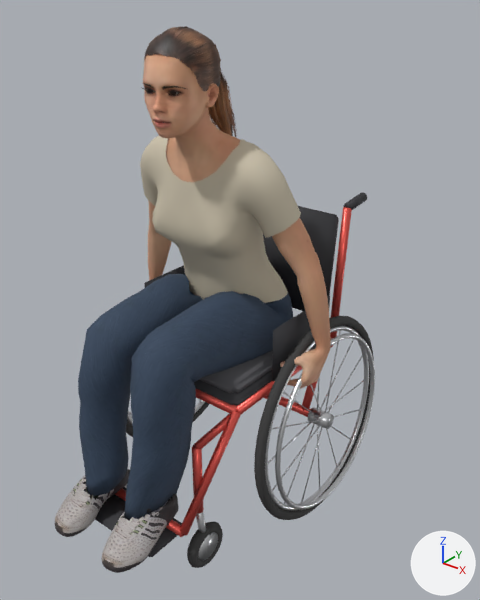
Two versions of the glTF model assets/props/people-maya-wheel-roll.glb, one commit apart.
Before and after are seen from a 50 mm camera at (1.065, -1.129, 0.428) aimed at (0.068, 0.118, -0.345). The lights are fixed; the arrows at lower right show +X, +Y and +Z. The first picture is the older version. Vertices at exactly the same position are counted once.

Objects in the first picture: 'people-maya-wheel-roll'.
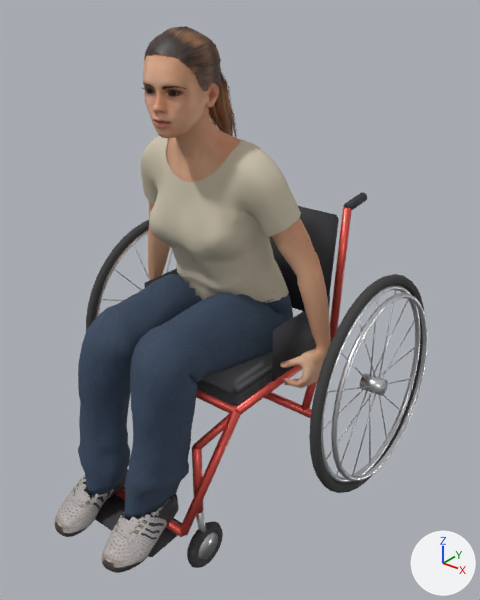
Edits to the bpy script that builds the scene:
```text
Change me_base_001:
    remove me_base_001.from_pydata(...)  # 23647 vertices, 43184 faces; spans x -0.321..0.321, y -0.424..0.532, z -1.0..0.333
    add me_base_001.from_pydata(...)  # 30365 vertices, 56164 faces; spans x -0.455..0.455, y -0.424..0.567, z -1.0..0.333
    me_base_001 part 1: the loose piece of 320 vertices spanning x -0.292..-0.248, y -0.042..0.506, z -0.974..-0.426 is moved by (-0.135, 0.035, 0.15)
    me_base_001 part 2: the loose piece of 10 vertices spanning x 0.256..0.262, y 0.045..0.233, z -0.702..-0.514 is turned 6 degrees about the y axis through its middle, then moved by (-0.666, 0.035, 0.151)
    me_base_001 part 3: the loose piece of 320 vertices spanning x 0.248..0.292, y -0.042..0.506, z -0.974..-0.426 is moved by (0.135, 0.035, 0.15)
    me_base_001 part 4: the loose piece of 320 vertices spanning x 0.28..0.32, y -0.025..0.489, z -0.955..-0.442 is moved by (0.135, 0.035, 0.15)
    me_base_001 part 5: the loose piece of 24 vertices spanning x 0.239..0.301, y 0.21..0.254, z -0.724..-0.676 is moved by (0.135, 0.035, 0.15)
    me_base_001 part 6: the loose piece of 19 vertices spanning x 0.255..0.285, y 0.23..0.233, z -0.962..-0.438 is moved by (0.135, 0.035, 0.15)
    me_base_001 part 7: the loose piece of 10 vertices spanning x 0.263..0.284, y 0.231..0.474, z -0.701..-0.598 is multiplied about its middle by the matrix ((-0.027, -0.379, 0.925), (-0.947, 0.306, 0.098), (-0.321, -0.873, -0.367)), then moved by (0.144, -0.036, -0.02)
    me_base_001 part 8: the loose piece of 10 vertices spanning x 0.256..0.281, y 0.23..0.418, z -0.886..-0.699 is moved by (0.135, 0.035, 0.15)
    me_base_001 part 9: the loose piece of 10 vertices spanning x 0.274..0.284, y 0.231..0.474, z -0.802..-0.698 is moved by (0.135, 0.035, 0.15)
    me_base_001 part 10: the loose piece of 10 vertices spanning x 0.256..0.272, y 0.232..0.494, z -0.702..-0.698 is moved by (0.135, 0.035, 0.15)
    me_base_001 part 11: the loose piece of 10 vertices spanning x 0.256..0.262, y 0.23..0.418, z -0.702..-0.514 is multiplied about its middle by the matrix ((0.923, -0.319, 0.214), (0.208, 0.884, 0.419), (-0.323, -0.343, 0.882)), then moved by (0.15, 0.064, 0.109)
    me_base_001 part 12: the loose piece of 10 vertices spanning x 0.256..0.283, y 0.23..0.333, z -0.7..-0.458 is multiplied about its middle by the matrix ((0.93, -0.291, 0.226), (0.178, 0.892, 0.416), (-0.322, -0.346, 0.881)), then moved by (0.125, 0.078, 0.122)
    me_base_001 part 13: the loose piece of 10 vertices spanning x 0.28..0.284, y 0.23..0.333, z -0.942..-0.699 is multiplied about its middle by the matrix ((-0.699, -0.691, -0.186), (-0.682, 0.722, -0.117), (0.215, 0.045, -0.976)), then moved by (0.123, 0.035, 0.392)
    me_base_001 part 14: the loose piece of 19 vertices spanning x 0.256..0.284, y 0.13..0.233, z -0.942..-0.458 is moved by (0.135, 0.035, 0.15)
    me_base_001 part 15: the loose piece of 10 vertices spanning x 0.263..0.284, y -0.011..0.232, z -0.701..-0.598 is multiplied about its middle by the matrix ((0.925, -0.206, -0.318), (0.315, 0.884, 0.344), (0.211, -0.419, 0.883)), then moved by (0.121, 0.063, 0.192)
    me_base_001 part 16: 10 loose pieces with 696 vertices, spanning x -0.299..0.299, y -0.204..0.532, z -1.0..-0.292, are deleted
    me_base_001 part 17: 30 vertices moved within x -0.215..0.215, y -0.329..0.278, z -0.768..-0.015; 1520 vertices removed from x -0.224..0.224, y -0.332..0.312, z -0.777..0.076; 8934 vertices added at x -0.434..0.434, y -0.339..0.567, z -0.849..0.086
    other edits to the shape of me_base_001 do not show in these pictures
```

What differs and where, as boxes (x1, y1, x2, y2) in the pictures (480 x 600 px; the box of a moved part takes in the faces that stretch with it):
'people-maya-wheel-roll', reshaped (17% wider)
    before: (55, 26, 375, 573)
    after: (55, 26, 428, 573)
part 1 of me_base_001, moved or reshaped (mostly hidden)
    before: (127, 400, 205, 426)
    after: (96, 229, 149, 318)
part 2 of me_base_001, moved or reshaped (mostly hidden)
    before: (283, 392, 315, 415)
    after: (114, 269, 142, 290)
part 3 of me_base_001, moved or reshaped
    before: (265, 325, 369, 511)
    after: (321, 285, 421, 483)
part 4 of me_base_001, moved or reshaped
    before: (275, 333, 375, 510)
    after: (331, 293, 428, 481)
part 5 of me_base_001, moved or reshaped
    before: (307, 407, 334, 429)
    after: (360, 373, 388, 396)
part 6 of me_base_001, moved or reshaped (mostly hidden)
    before: (317, 377, 320, 491)
    after: (369, 298, 378, 463)
part 7 of me_base_001, moved or reshaped
    before: (328, 354, 364, 413)
    after: (379, 395, 387, 441)
part 8 of me_base_001, moved or reshaped
    before: (331, 426, 352, 440)
    after: (383, 395, 401, 411)
part 9 of me_base_001, moved or reshaped
    before: (333, 409, 362, 417)
    after: (388, 378, 412, 384)
part 10 of me_base_001, moved or reshaped
    before: (324, 379, 366, 411)
    after: (377, 346, 417, 377)
part 11 of me_base_001, moved or reshaped
    before: (321, 339, 354, 408)
    after: (382, 319, 416, 379)
part 12 of me_base_001, moved or reshaped (mostly hidden)
    before: (325, 330, 341, 412)
    after: (373, 299, 409, 376)
part 13 of me_base_001, moved or reshaped
    before: (326, 429, 338, 469)
    after: (379, 290, 396, 378)
part 14 of me_base_001, moved or reshaped (mostly hidden)
    before: (301, 385, 323, 504)
    after: (352, 319, 377, 476)
part 15 of me_base_001, moved or reshaped (mostly hidden)
    before: (272, 420, 321, 429)
    after: (341, 352, 368, 381)
part 16 of me_base_001, deleted
    before: (126, 316, 374, 520)
part 17 of me_base_001, built on
    before: (78, 136, 301, 524)
    after: (78, 136, 424, 524)
